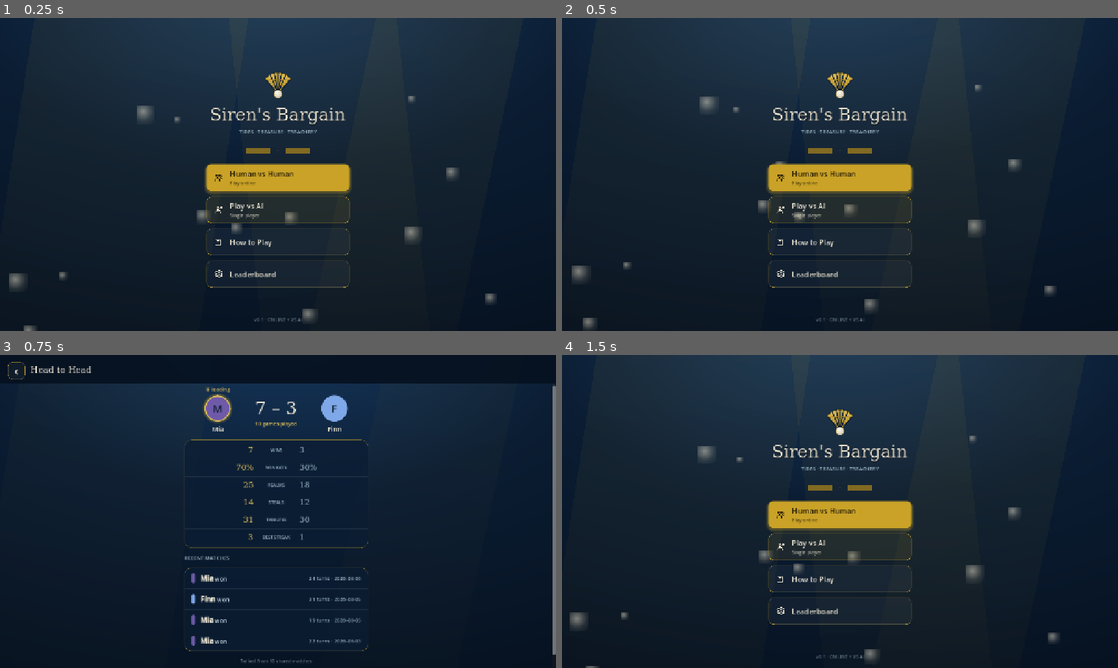
Above: before the commit, frames 1-4 (two rows, left to right).
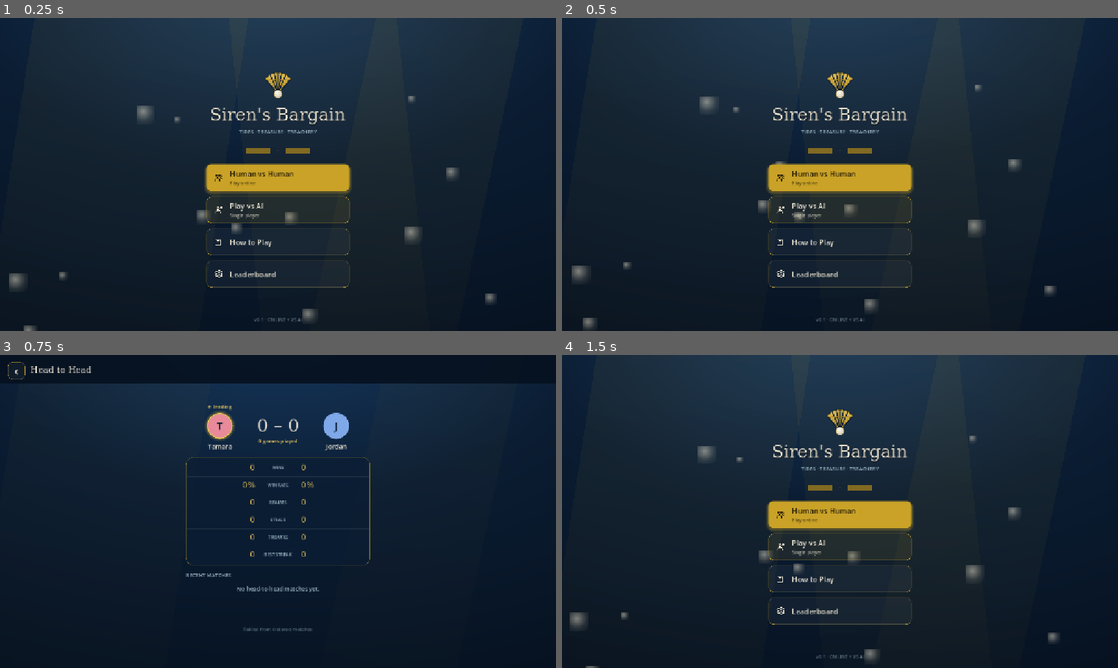
Above: after the commit, the same moments.

Repository: jordansaker/sirens-bargain
Game: Godot game, scene res://scenes/MainMenu.tscn
The game is run twice, just before and just after one commit, with the same random seed, the same clock (stepped at 60 frames per second) and the same inputs.
Inputs (mouse positions are in pixels of both pictures, inside the frame that each line leads up to):
- Up to frame 1 (0.25 s): no input
- Up to frame 2 (0.5 s): no input
- Up to frame 3 (0.75 s): click (278, 611) at 0.5 s
- Up to frame 4 (1.5 s): click "‹" at 1.25 s

Frames 1-2 are identical in both runs. In frame 3, 4.2% of the frame differs, in the area x 33-100%, y 9-99%; in frame 4, nothing differs.

Commit message:
Match history API + Tamara vs Jordan leaderboard + crown-icon fix
- scripts/net/MatchApi.gd: async POST + GET helpers against
  https://hq.jordansakerdev.com/api/sirens-bargain. Sends both
  X-Api-Key and Authorization: Bearer headers so either scheme
  works, cleans up its own HTTPRequest on completion, and returns
  an empty array on any GET failure so callers don't need error
  branches.
- GameScreen: _show_game_over now fires _post_match_summary which
  builds {endedAt, turns, winner, players[]} from the tracked
  stats and hands it to MatchApi.post_match. _display_name_for
  resolves the player name from NetSession.local_name (or
  OPPONENT_NAME) so real profile names get recorded, not the
  vs-AI defaults.
- LeaderboardScreen: hardcoded roster is now Tamara + Jordan.
  Matches fetched live via MatchApi.fetch_matches on _ready,
  filtered to games where BOTH participants are in the roster.
  Loading placeholder shows "Fetching matches…" until the fetch
  resolves; empty-result placeholder shows "No head-to-head
  matches yet." Best-streak / recent-matches now key off the
  API's endedAt (ISO-8601) rather than the old ended_at slug.
- Crown/leader tag: swapped ♛ (not in Noto Sans → tofu) for ★
  which the default font actually renders.

Co-Authored-By: Claude Opus 4.7 (1M context) <noreply@anthropic.com>

Diff:
--- /dev/null
+++ b/scripts/net/MatchApi.gd
@@ -0,0 +1,79 @@
+class_name MatchApi
+extends RefCounted
+
+# Thin async wrapper around the match-history HTTP API. POST after a match
+# completes; GET when the leaderboard opens.
+#
+# API expects and returns the same JSON shape per match:
+#   { "endedAt": ISO-8601 UTC string,
+#     "turns":   int,
+#     "winner":  <name in players[]>,
+#     "players": [ { "name": str, "realms": int, "steals": int, "tributes": int } ] }
+
+const BASE_URL := "https://hq.jordansakerdev.com/api/sirens-bargain"
+# Shared key — this ships in the web build, so it's not a secret in the
+# security sense, just a coarse gate so random scans don't spam the server.
+const SECRET := "2dd527d8e29ecf9deeace5dead9397f1e8920d2e209888b0899e94fcc5bdcf79"
+
+static func _base_headers() -> PackedStringArray:
+	return PackedStringArray([
+		"Content-Type: application/json",
+		"Accept: application/json",
+		"X-Api-Key: %s" % SECRET,
+		"Authorization: Bearer %s" % SECRET,
+	])
+
+# Fire-and-forget POST of a completed match. Cleans its own HTTPRequest up
+# on completion so callers don't have to manage the node's lifecycle.
+static func post_match(host: Node, payload: Dictionary) -> void:
+	if host == null or not host.is_inside_tree():
+		return
+	var http := HTTPRequest.new()
+	host.add_child(http)
+	http.request_completed.connect(func(_result: int, code: int, _hdrs: PackedStringArray, body: PackedByteArray) -> void:
+		if code < 200 or code >= 300:
+			push_warning("MatchApi POST HTTP %d: %s" % [code, body.get_string_from_utf8()])
+		http.queue_free()
+	)
+	var body := JSON.stringify(payload)
+	var err := http.request(BASE_URL, _base_headers(), HTTPClient.METHOD_POST, body)
+	if err != OK:
+		push_warning("MatchApi POST couldn't start: err %d" % err)
+		http.queue_free()
+
+# Async GET — invokes `on_done` with the parsed match array (or an empty
+# array on any failure, so callers don't need to distinguish error paths).
+static func fetch_matches(host: Node, on_done: Callable) -> void:
+	if host == null or not host.is_inside_tree():
+		on_done.call([])
+		return
+	var http := HTTPRequest.new()
+	host.add_child(http)
+	http.request_completed.connect(func(_result: int, code: int, _hdrs: PackedStringArray, body: PackedByteArray) -> void:
+		var matches: Array = []
+		if code >= 200 and code < 300:
+			var parsed: Variant = JSON.parse_string(body.get_string_from_utf8())
+			if parsed is Array:
+				matches = parsed as Array
+			elif parsed is Dictionary and (parsed as Dictionary).has("matches"):
+				var m: Variant = (parsed as Dictionary)["matches"]
+				if m is Array:
+					matches = m
+		else:
+			push_warning("MatchApi GET HTTP %d: %s" % [code, body.get_string_from_utf8()])
+		http.queue_free()
+		on_done.call(matches)
+	)
+	var err := http.request(BASE_URL, _base_headers(), HTTPClient.METHOD_GET)
+	if err != OK:
+		push_warning("MatchApi GET couldn't start: err %d" % err)
+		http.queue_free()
+		on_done.call([])
+
+# UTC ISO-8601 stamp of the current moment ("2026-08-08T22:40:11Z").
+static func iso_utc_now() -> String:
+	var dt := Time.get_datetime_dict_from_system(true)
+	return "%04d-%02d-%02dT%02d:%02d:%02dZ" % [
+		int(dt.year), int(dt.month), int(dt.day),
+		int(dt.hour), int(dt.minute), int(dt.second),
+	]
--- a/scripts/ui/GameScreen.gd
+++ b/scripts/ui/GameScreen.gd
@@ -698,6 +698,9 @@
 
 func _show_game_over() -> void:
 	_state = InteractionState.GAME_OVER
+	# POST to the match-history API before we rebuild the summary UI so
+	# stats reflect the moment the winning play landed.
+	_post_match_summary()
 	# Widen + tall enough for two player cards + button rows. Uses fixed
 	# offset (anchored centre) so it works on any viewport size.
 	_game_over_panel.offset_left = -230
@@ -740,7 +743,7 @@
 	vlabel.add_theme_color_override("font_color", CardColors.GOLD)
 	vbox.add_child(vlabel)
 
-	var winner_name := HUMAN_NAME if winner_id == HUMAN_ID else OPPONENT_NAME
+	var winner_name := _display_name_for(winner_id)
 	var vwinner := Label.new()
 	vwinner.text = "%s WINS!" % winner_name.to_upper()
 	vwinner.horizontal_alignment = HORIZONTAL_ALIGNMENT_CENTER
@@ -834,7 +837,7 @@
 	head.add_theme_constant_override("separation", 10)
 	col.add_child(head)
 
-	var name_text := HUMAN_NAME if player.id == HUMAN_ID else OPPONENT_NAME
+	var name_text := _display_name_for(player.id)
 	var avatar := Label.new()
 	avatar.text = name_text.substr(0, 1).to_upper()
 	avatar.custom_minimum_size = Vector2(34, 34)
@@ -935,6 +938,43 @@
 func _on_leaderboard_pressed() -> void:
 	_reset_net_session()
 	get_tree().change_scene_to_file("res://scenes/LeaderboardScreen.tscn")
+
+# Returns the display name we want to record for a player id. In HvH, the
+# local human is the profile name entered in the lobby (NetSession stores
+# it); the opponent is OPPONENT_NAME (also from NetSession). In vs-AI mode
+# HUMAN falls back to "You" and OPPONENT_NAME defaults to "Coral".
+func _display_name_for(player_id: int) -> String:
+	if player_id == HUMAN_ID:
+		var ns := get_tree().root.get_node_or_null("NetSession")
+		if ns != null and "local_name" in ns:
+			var nm := String(ns.local_name)
+			if not nm.strip_edges().is_empty():
+				return nm
+		return HUMAN_NAME
+	return OPPONENT_NAME
+
+func _post_match_summary() -> void:
+	if _gs == null:
+		return
+	var winner_id := _gs.winner()
+	if winner_id < 0:
+		return
+	var players_payload: Array = []
+	for p in _gs.players:
+		var stats: Dictionary = _match_stats.get(p.id, {})
+		players_payload.append({
+			"name": _display_name_for(p.id),
+			"realms": p.completed_realm_count(),
+			"steals": int(stats.get("steals", 0)),
+			"tributes": int(stats.get("tributes", 0)),
+		})
+	var payload := {
+		"endedAt": MatchApi.iso_utc_now(),
+		"turns": _turns_played,
+		"winner": _display_name_for(winner_id),
+		"players": players_payload,
+	}
+	MatchApi.post_match(self, payload)
 
 func _reset_net_session() -> void:
 	var ns := get_tree().root.get_node_or_null("NetSession")
--- a/scripts/ui/LeaderboardScreen.gd
+++ b/scripts/ui/LeaderboardScreen.gd
@@ -20,49 +20,31 @@
 const LB_MIST := Color("C4D6E2")
 const LB_PANEL_BG := Color(0.043, 0.114, 0.2, 0.72)
 
-# Hardcoded fixture — swap for a real persistence layer later.
+# Hardcoded head-to-head roster. Matches are fetched live from the API and
+# filtered so we only score games where BOTH players are in this list.
 const PLAYERS := [
-	{"name": "Mia", "color": Color("6E5AA8")},
-	{"name": "Finn", "color": Color("7FA8E8")},
+	{"name": "Tamara", "color": Color("E88A9A")},
+	{"name": "Jordan", "color": Color("7FA8E8")},
 ]
-const MATCHES := [
-	{"ended_at": "2026-08-06", "turns": 24, "winner": "Mia",
-	 "stats": {"Mia": {"realms": 3, "steals": 2, "tributes": 5},
-	           "Finn": {"realms": 1, "steals": 1, "tributes": 3}}},
-	{"ended_at": "2026-08-05", "turns": 31, "winner": "Finn",
-	 "stats": {"Mia": {"realms": 2, "steals": 1, "tributes": 2},
-	           "Finn": {"realms": 3, "steals": 2, "tributes": 4}}},
-	{"ended_at": "2026-08-05", "turns": 19, "winner": "Mia",
-	 "stats": {"Mia": {"realms": 3, "steals": 3, "tributes": 3},
-	           "Finn": {"realms": 1, "steals": 0, "tributes": 2}}},
-	{"ended_at": "2026-08-03", "turns": 22, "winner": "Mia",
-	 "stats": {"Mia": {"realms": 3, "steals": 1, "tributes": 4},
-	           "Finn": {"realms": 2, "steals": 2, "tributes": 3}}},
-	{"ended_at": "2026-08-02", "turns": 28, "winner": "Finn",
-	 "stats": {"Mia": {"realms": 1, "steals": 1, "tributes": 3},
-	           "Finn": {"realms": 3, "steals": 1, "tributes": 5}}},
-	{"ended_at": "2026-08-01", "turns": 20, "winner": "Mia",
-	 "stats": {"Mia": {"realms": 3, "steals": 2, "tributes": 2},
-	           "Finn": {"realms": 0, "steals": 1, "tributes": 2}}},
-	{"ended_at": "2026-07-30", "turns": 26, "winner": "Mia",
-	 "stats": {"Mia": {"realms": 3, "steals": 2, "tributes": 4},
-	           "Finn": {"realms": 2, "steals": 2, "tributes": 3}}},
-	{"ended_at": "2026-07-28", "turns": 18, "winner": "Mia",
-	 "stats": {"Mia": {"realms": 3, "steals": 1, "tributes": 3},
-	           "Finn": {"realms": 1, "steals": 1, "tributes": 2}}},
-	{"ended_at": "2026-07-27", "turns": 30, "winner": "Finn",
-	 "stats": {"Mia": {"realms": 1, "steals": 0, "tributes": 2},
-	           "Finn": {"realms": 3, "steals": 2, "tributes": 4}}},
-	{"ended_at": "2026-07-25", "turns": 23, "winner": "Mia",
-	 "stats": {"Mia": {"realms": 3, "steals": 1, "tributes": 3},
-	           "Finn": {"realms": 2, "steals": 0, "tributes": 2}}},
-]
+
+# Populated from MatchApi.fetch_matches on _ready. Each entry mirrors the
+# API's per-match shape:
+#   {endedAt, turns, winner, players: [{name, realms, steals, tributes}]}
+var _matches: Array = []
+var _loading: bool = true
+var _content_body: VBoxContainer = null
 
 func _ready() -> void:
 	_add_background()
 	_add_rays()
 	_add_topbar()
 	_add_content()
+	MatchApi.fetch_matches(self, _on_matches_fetched)
+
+func _on_matches_fetched(matches: Array) -> void:
+	_matches = matches
+	_loading = false
+	_rebuild_body()
 
 # --- Background --------------------------------------------------------
 
@@ -197,22 +179,42 @@
 	pad.add_theme_constant_override("margin_bottom", 40)
 	col.add_child(pad)
 
-	var body := VBoxContainer.new()
-	body.add_theme_constant_override("separation", 14)
-	pad.add_child(body)
-
+	_content_body = VBoxContainer.new()
+	_content_body.add_theme_constant_override("separation", 14)
+	pad.add_child(_content_body)
+	_rebuild_body()
+
+func _rebuild_body() -> void:
+	if _content_body == null:
+		return
+	for child in _content_body.get_children():
+		child.queue_free()
+	if _loading:
+		_content_body.add_child(_build_placeholder("Fetching matches…"))
+		return
 	var totals := _compute_totals()
-	body.add_child(_build_versus_header(totals))
-	body.add_child(_build_compare_panel(totals))
-	body.add_child(_build_section_label("Recent matches"))
-	body.add_child(_build_recent_matches(totals["recent"]))
-
+	_content_body.add_child(_build_versus_header(totals))
+	_content_body.add_child(_build_compare_panel(totals))
+	_content_body.add_child(_build_section_label("Recent matches"))
+	if int(totals["games"]) == 0:
+		_content_body.add_child(_build_placeholder("No head-to-head matches yet."))
+	else:
+		_content_body.add_child(_build_recent_matches(totals["recent"]))
 	var foot := Label.new()
 	foot.text = "Tallied from %d stored matches" % int(totals["games"])
 	foot.horizontal_alignment = HORIZONTAL_ALIGNMENT_CENTER
 	foot.add_theme_font_size_override("font_size", 11)
 	foot.add_theme_color_override("font_color", Color(LB_HAZE.r, LB_HAZE.g, LB_HAZE.b, 0.6))
-	body.add_child(foot)
+	_content_body.add_child(foot)
+
+func _build_placeholder(text: String) -> Label:
+	var lbl := Label.new()
+	lbl.text = text
+	lbl.horizontal_alignment = HORIZONTAL_ALIGNMENT_CENTER
+	lbl.add_theme_font_size_override("font_size", 13)
+	lbl.add_theme_color_override("font_color", LB_HAZE)
+	lbl.custom_minimum_size = Vector2(0, 80)
+	return lbl
 
 # --- Totals ------------------------------------------------------------
 
@@ -223,22 +225,48 @@
 	var per: Dictionary = {}
 	for n in names:
 		per[n] = {"wins": 0, "realms": 0, "steals": 0, "tributes": 0, "win_rate": 0, "best_streak": 0}
-	var games := 0
-	for m in MATCHES:
-		games += 1
+	# Keep only matches where BOTH participants are in the leaderboard's
+	# roster AND the recorded winner is one of them. The API accumulates
+	# every posted match; the leaderboard is a filtered head-to-head view.
+	var valid: Array = []
+	for m in _matches:
+		if not (m is Dictionary):
+			continue
+		var players_arr = m.get("players", [])
+		if not (players_arr is Array):
+			continue
+		var seen: Array[String] = []
+		var ok := true
+		for pp in players_arr:
+			if not (pp is Dictionary):
+				ok = false
+				break
+			var pname := String(pp.get("name", ""))
+			if not names.has(pname):
+				ok = false
+				break
+			seen.append(pname)
+		if not ok or seen.size() != names.size():
+			continue
+		if not names.has(String(m.get("winner", ""))):
+			continue
+		valid.append(m)
+	var games := valid.size()
+	for m in valid:
 		var w := String(m["winner"])
 		per[w]["wins"] += 1
-		var per_stats: Dictionary = m["stats"]
-		for n in names:
-			var s: Dictionary = per_stats.get(n, {})
-			per[n]["realms"] += int(s.get("realms", 0))
-			per[n]["steals"] += int(s.get("steals", 0))
-			per[n]["tributes"] += int(s.get("tributes", 0))
+		for pp in m["players"]:
+			var pname := String(pp.get("name", ""))
+			if not per.has(pname):
+				continue
+			per[pname]["realms"] += int(pp.get("realms", 0))
+			per[pname]["steals"] += int(pp.get("steals", 0))
+			per[pname]["tributes"] += int(pp.get("tributes", 0))
 	for n in names:
 		per[n]["win_rate"] = int(round(float(per[n]["wins"]) / float(games) * 100.0)) if games > 0 else 0
-	# Best streak per player from chronological match list.
-	var asc := MATCHES.duplicate()
-	asc.sort_custom(func(a, b): return String(a["ended_at"]) < String(b["ended_at"]))
+	# Best streak per player from chronological match list (oldest → newest).
+	var asc := valid.duplicate()
+	asc.sort_custom(func(a, b): return String(a.get("endedAt", "")) < String(b.get("endedAt", "")))
 	for n in names:
 		var best := 0
 		var run := 0
@@ -249,8 +277,8 @@
 			else:
 				run = 0
 		per[n]["best_streak"] = best
-	var recent := MATCHES.duplicate()
-	recent.sort_custom(func(a, b): return String(a["ended_at"]) > String(b["ended_at"]))
+	var recent := valid.duplicate()
+	recent.sort_custom(func(a, b): return String(a.get("endedAt", "")) > String(b.get("endedAt", "")))
 	if recent.size() > 4:
 		recent.resize(4)
 	return {"games": games, "per": per, "recent": recent}
@@ -279,8 +307,11 @@
 	col.add_theme_constant_override("separation", 6)
 	col.size_flags_horizontal = Control.SIZE_EXPAND_FILL
 
+	# "Leading" tag — small star + label. Godot's default font (Noto Sans)
+	# includes ★ (U+2605) but not the earlier queen glyph (♛), which drew
+	# as tofu.
 	var crown := Label.new()
-	crown.text = "♛ leading" if is_leader else ""
+	crown.text = "★ leading" if is_leader else ""
 	crown.horizontal_alignment = HORIZONTAL_ALIGNMENT_CENTER
 	crown.add_theme_font_size_override("font_size", 12)
 	crown.add_theme_color_override("font_color", LB_GOLD_LT)
@@ -485,7 +516,7 @@
 		row.add_child(winner_lbl)
 
 		var meta := Label.new()
-		meta.text = "%d turns · %s" % [int(m["turns"]), String(m["ended_at"])]
+		meta.text = "%d turns · %s" % [int(m.get("turns", 0)), _short_date(String(m.get("endedAt", "")))]
 		meta.add_theme_font_size_override("font_size", 12)
 		meta.add_theme_color_override("font_color", LB_HAZE)
 		row.add_child(meta)
@@ -496,6 +527,19 @@
 			sep.color = Color(1, 1, 1, 0.06)
 			col.add_child(sep)
 	return panel
+
+func _short_date(iso: String) -> String:
+	# ISO-8601 UTC like "2026-08-06T22:40:11Z" → "Aug 6" for display.
+	if iso.length() < 10:
+		return iso
+	var year := int(iso.substr(0, 4))
+	var month := int(iso.substr(5, 2))
+	var day := int(iso.substr(8, 2))
+	var months := ["", "Jan", "Feb", "Mar", "Apr", "May", "Jun", "Jul", "Aug", "Sep", "Oct", "Nov", "Dec"]
+	if month < 1 or month > 12:
+		return iso
+	var _year_unused := year
+	return "%s %d" % [months[month], day]
 
 func _color_for(player_name: String) -> Color:
 	for p in PLAYERS:
Not shown, added: scripts/net/MatchApi.gd.uid
